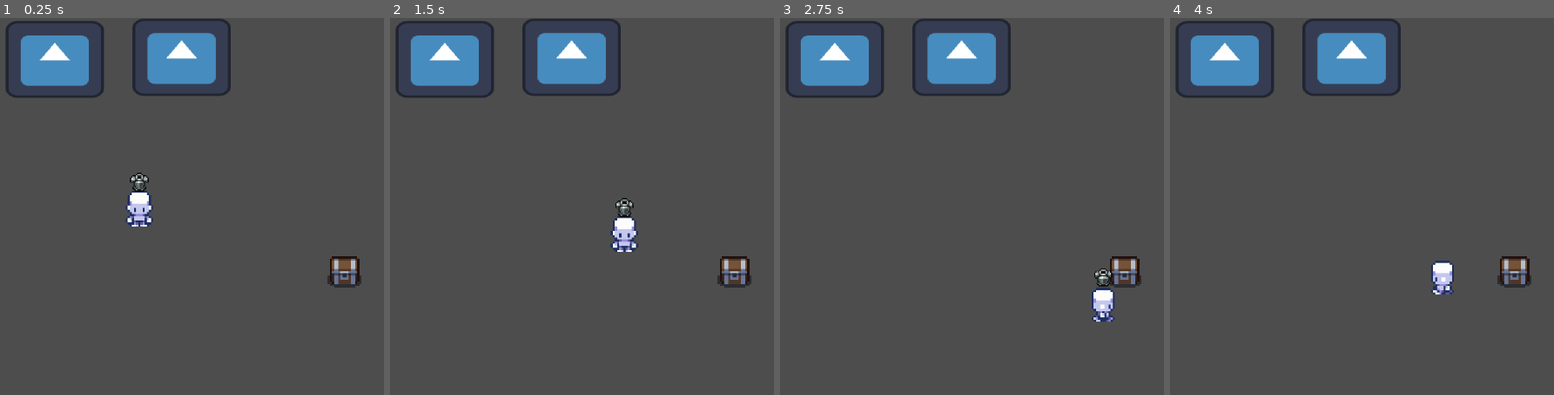
Above: before the commit, frames 1-4 (left to right).
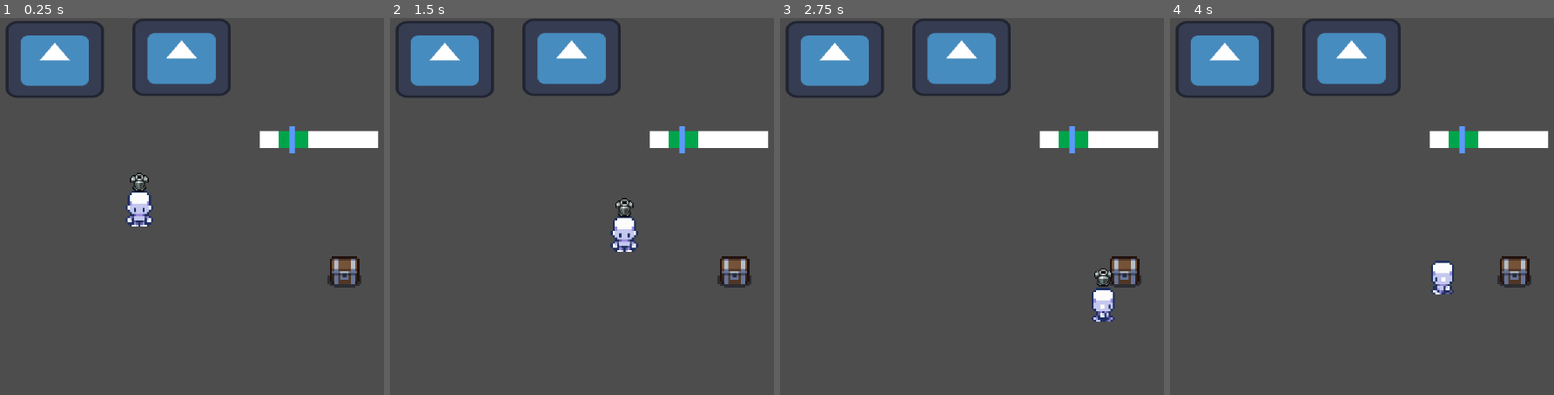
Above: after the commit, the same moments.

Repository: jpsalim21/LootPacker
Game: Godot game, scene res://Cenas/CenaTeste.tscn
The game is run twice, just before and just after one commit, with the same random seed, the same clock (stepped at 60 frames per second) and the same inputs. The engine's default icon, where the game draws it, is replaced by a stand-in: a white triangle on a blue panel in a dark square.
Inputs:
- Up to frame 1 (0.25 s): no input
- Up to frame 2 (1.5 s): tap Enter at 0.5 s; hold D (direita) 0.53-1.28 s; tap E (interact) at 0.6, 1.35 s; hold S (baixo) from 1.28 s (still down)
- Up to frame 3 (2.75 s): release S (baixo) at 2.03 s; hold D (direita) from 2.03 s (still down); tap E (interact) at 2.1 s
- Up to frame 4 (4 s): release D (direita) at 2.78 s; hold W (cima) 2.78-3.53 s; tap E (interact) at 2.85, 3.6 s; tap Space at 3.5 s; hold A (esquerda) from 3.53 s (still down)

The runs differ from the first frame. In frame 1, 1.5% of the frame differs, in the area x 67-99%, y 28-36%; in frame 2, 1.5%; in frame 3, 1.5%; in frame 4, 1.5%.

Commit message:
Começa minigame

Diff:
--- a/Cenas/CenaTeste.tscn
+++ b/Cenas/CenaTeste.tscn
@@ -1,14 +1,16 @@
-[gd_scene load_steps=36 format=3 uid="uid://63t6wqhhe3dq"]
+[gd_scene load_steps=42 format=3 uid="uid://63t6wqhhe3dq"]
 
 [ext_resource type="Script" path="res://Scripts/Player.gd" id="1_4hkyr"]
 [ext_resource type="Texture2D" uid="uid://u70muouqpq3n" path="res://Sprites/PlayerSprite.png" id="2_n5p11"]
-[ext_resource type="Texture2D" uid="uid://djyk8x0o7mfju" path="res://Sprites/armor.png" id="3_pmy1c"]
+[ext_resource type="Texture2D" uid="uid://djyk8x0o7mfju" path="res://Sprites/Itens/armor.png" id="3_pmy1c"]
 [ext_resource type="Script" path="res://Scripts/Estruturas/ChestScript.gd" id="4_c8d6b"]
 [ext_resource type="Texture2D" uid="uid://brmnb2mijpw63" path="res://Sprites/chest_01.png" id="5_s6rxb"]
 [ext_resource type="Script" path="res://Scripts/Estruturas/AlchemyScript.gd" id="6_6bmic"]
 [ext_resource type="Texture2D" uid="uid://cs81tpytrike2" path="res://Sprites/icon.svg" id="6_7amfn"]
 [ext_resource type="Resource" uid="uid://cmfqrjr5nm6fm" path="res://Items/healingPotion.tres" id="7_vtvwo"]
 [ext_resource type="Resource" uid="uid://ciuiacrc0qpg8" path="res://Items/Armadura.tres" id="9_awcm5"]
+[ext_resource type="Texture2D" uid="uid://c1tlgt05g43wh" path="res://Sprites/PlaceHolder/Quadrado.png" id="10_13jr0"]
+[ext_resource type="Script" path="res://Scripts/Minigames/minigame1.gd" id="10_n51i0"]
 
 [sub_resource type="RectangleShape2D" id="RectangleShape2D_hvt4o"]
 size = Vector2(11, 5)
@@ -201,6 +203,34 @@
 
 [sub_resource type="RectangleShape2D" id="RectangleShape2D_h18a0"]
 size = Vector2(47.5, 36.5)
+
+[sub_resource type="RectangleShape2D" id="RectangleShape2D_6nm75"]
+size = Vector2(32, 32)
+
+[sub_resource type="RectangleShape2D" id="RectangleShape2D_lbt0v"]
+size = Vector2(34.8317, 29.9023)
+
+[sub_resource type="Animation" id="Animation_sk2uu"]
+resource_name = "minigame1"
+length = 2.0
+loop_mode = 1
+tracks/0/type = "value"
+tracks/0/imported = false
+tracks/0/enabled = true
+tracks/0/path = NodePath("Azul:position")
+tracks/0/interp = 1
+tracks/0/loop_wrap = true
+tracks/0/keys = {
+"times": PackedFloat32Array(0, 1, 2),
+"transitions": PackedFloat32Array(1, 1, 1),
+"update": 0,
+"values": [Vector2(-25, 0), Vector2(29, 0), Vector2(-25, 0)]
+}
+
+[sub_resource type="AnimationLibrary" id="AnimationLibrary_4y8sa"]
+_data = {
+"minigame1": SubResource("Animation_sk2uu")
+}
 
 [node name="Cena" type="Node2D"]
 
@@ -278,6 +308,43 @@
 
 [node name="CollisionShape2D" type="CollisionShape2D" parent="Armaduras/Area2D"]
 shape = SubResource("RectangleShape2D_h18a0")
+
+[node name="Minigame1" type="Node2D" parent="."]
+position = Vector2(-14, -35)
+script = ExtResource("10_n51i0")
+
+[node name="Quadrado3" type="Sprite2D" parent="Minigame1"]
+position = Vector2(2, 0)
+scale = Vector2(1.75, 0.25)
+texture = ExtResource("10_13jr0")
+
+[node name="Verde" type="Sprite2D" parent="Minigame1"]
+modulate = Color(0, 0.647059, 0.294118, 1)
+position = Vector2(-10, -9.98378e-07)
+scale = Vector2(0.4375, 0.25)
+texture = ExtResource("10_13jr0")
+
+[node name="Area2D" type="Area2D" parent="Minigame1/Verde"]
+
+[node name="CollisionShape2D" type="CollisionShape2D" parent="Minigame1/Verde/Area2D"]
+shape = SubResource("RectangleShape2D_6nm75")
+
+[node name="Azul" type="Sprite2D" parent="Minigame1"]
+modulate = Color(0.360784, 0.6, 0.988235, 1)
+position = Vector2(-10.6655, 0)
+scale = Vector2(0.0861285, 0.401307)
+texture = ExtResource("10_13jr0")
+
+[node name="Area2D" type="Area2D" parent="Minigame1/Azul"]
+
+[node name="CollisionShape2D" type="CollisionShape2D" parent="Minigame1/Azul/Area2D"]
+scale = Vector2(0.915, 1.07)
+shape = SubResource("RectangleShape2D_lbt0v")
+
+[node name="AnimationPlayer" type="AnimationPlayer" parent="Minigame1"]
+libraries = {
+"": SubResource("AnimationLibrary_4y8sa")
+}
 
 [connection signal="body_entered" from="Chest/Area2D" to="Chest" method="_on_area_2d_body_entered"]
 [connection signal="body_exited" from="Chest/Area2D" to="Chest" method="_on_area_2d_body_exited"]
@@ -285,3 +352,5 @@
 [connection signal="body_exited" from="Alchemy2/Area2D" to="Alchemy2" method="_on_area_2d_body_exited"]
 [connection signal="body_entered" from="Armaduras/Area2D" to="Armaduras" method="_on_area_2d_body_entered"]
 [connection signal="body_exited" from="Armaduras/Area2D" to="Armaduras" method="_on_area_2d_body_exited"]
+[connection signal="area_entered" from="Minigame1/Verde/Area2D" to="Minigame1" method="_on_area_2d_area_entered"]
+[connection signal="area_exited" from="Minigame1/Verde/Area2D" to="Minigame1" method="_on_area_2d_area_exited"]
--- a/Items/Armadura.tres
+++ b/Items/Armadura.tres
@@ -1,7 +1,7 @@
 [gd_resource type="Resource" script_class="ItemClass" load_steps=3 format=3 uid="uid://ciuiacrc0qpg8"]
 
 [ext_resource type="Script" path="res://Scripts/Classes/ItemClass.gd" id="1_umh4f"]
-[ext_resource type="Texture2D" uid="uid://djyk8x0o7mfju" path="res://Sprites/armor.png" id="2_ddc2w"]
+[ext_resource type="Texture2D" uid="uid://djyk8x0o7mfju" path="res://Sprites/Itens/armor.png" id="2_ddc2w"]
 
 [resource]
 script = ExtResource("1_umh4f")
--- a/Items/healingPotion.tres
+++ b/Items/healingPotion.tres
@@ -1,7 +1,7 @@
 [gd_resource type="Resource" script_class="PotionClass" load_steps=3 format=3 uid="uid://cmfqrjr5nm6fm"]
 
 [ext_resource type="Script" path="res://Scripts/Classes/PotionClass.gd" id="1_drri1"]
-[ext_resource type="Texture2D" uid="uid://c2wreriwrfha5" path="res://Sprites/heal.png" id="2_i6kri"]
+[ext_resource type="Texture2D" uid="uid://c2wreriwrfha5" path="res://Sprites/Itens/heal.png" id="2_i6kri"]
 
 [resource]
 script = ExtResource("1_drri1")
--- /dev/null
+++ b/Scripts/Minigames/minigame1.gd
@@ -0,0 +1,22 @@
+extends Node
+
+var near : bool = false
+
+# Called when the node enters the scene tree for the first time.
+func _ready():
+	pass # Replace with function body.
+
+
+# Called every frame. 'delta' is the elapsed time since the previous frame.
+func _process(delta):
+	pass
+
+
+
+func _on_area_2d_area_entered(area):
+	near = true
+	pass # Replace with function body.
+
+func _on_area_2d_area_exited(area):
+	near = false
+	pass # Replace with function body.
--- a/project.godot
+++ b/project.godot
@@ -45,8 +45,11 @@
 "deadzone": 0.5,
 "events": [Object(InputEventKey,"resource_local_to_scene":false,"resource_name":"","device":-1,"window_id":0,"alt_pressed":false,"shift_pressed":false,"ctrl_pressed":false,"meta_pressed":false,"pressed":false,"keycode":0,"physical_keycode":69,"key_label":0,"unicode":69,"echo":false,"script":null)
 , Object(InputEventKey,"resource_local_to_scene":false,"resource_name":"","device":-1,"window_id":0,"alt_pressed":false,"shift_pressed":false,"ctrl_pressed":false,"meta_pressed":false,"pressed":false,"keycode":0,"physical_keycode":4194309,"key_label":0,"unicode":0,"echo":false,"script":null)
-, Object(InputEventKey,"resource_local_to_scene":false,"resource_name":"","device":-1,"window_id":0,"alt_pressed":false,"shift_pressed":false,"ctrl_pressed":false,"meta_pressed":false,"pressed":false,"keycode":0,"physical_keycode":32,"key_label":0,"unicode":32,"echo":false,"script":null)
 ]
+}
+minigame={
+"deadzone": 0.5,
+"events": []
 }
 
 [rendering]
Renamed: Sprites/armor.png -> Sprites/Itens/armor.png
Not shown, changed: Sprites/Itens/armor.png.import
Renamed: Sprites/heal.png -> Sprites/Itens/heal.png
Not shown, changed: Sprites/Itens/heal.png.import
Renamed: Sprites/items.png -> Sprites/Itens/items.png
Not shown, added: Sprites/Itens/items.png.import
Renamed: Sprites/sword.png -> Sprites/Itens/sword.png
Not shown, changed: Sprites/Itens/sword.png.import
Binary file added: Sprites/PlaceHolder/Quadrado.png
Not shown, changed: Sprites/PlaceHolder/Quadrado.png.import
